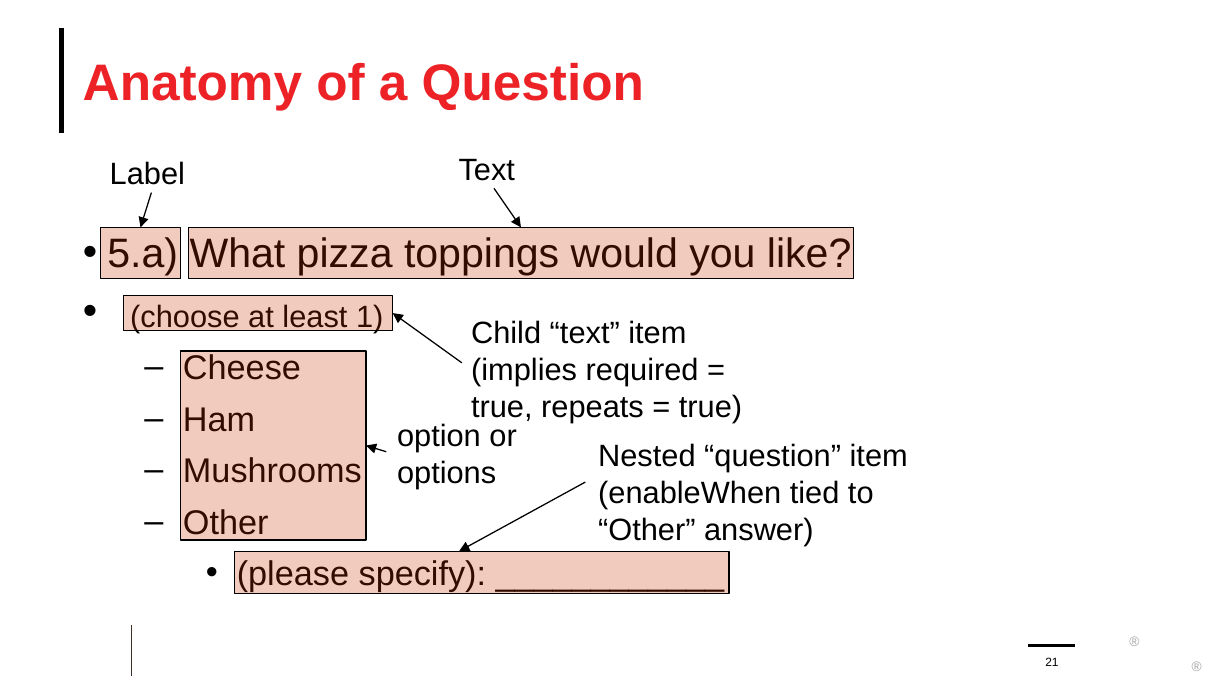
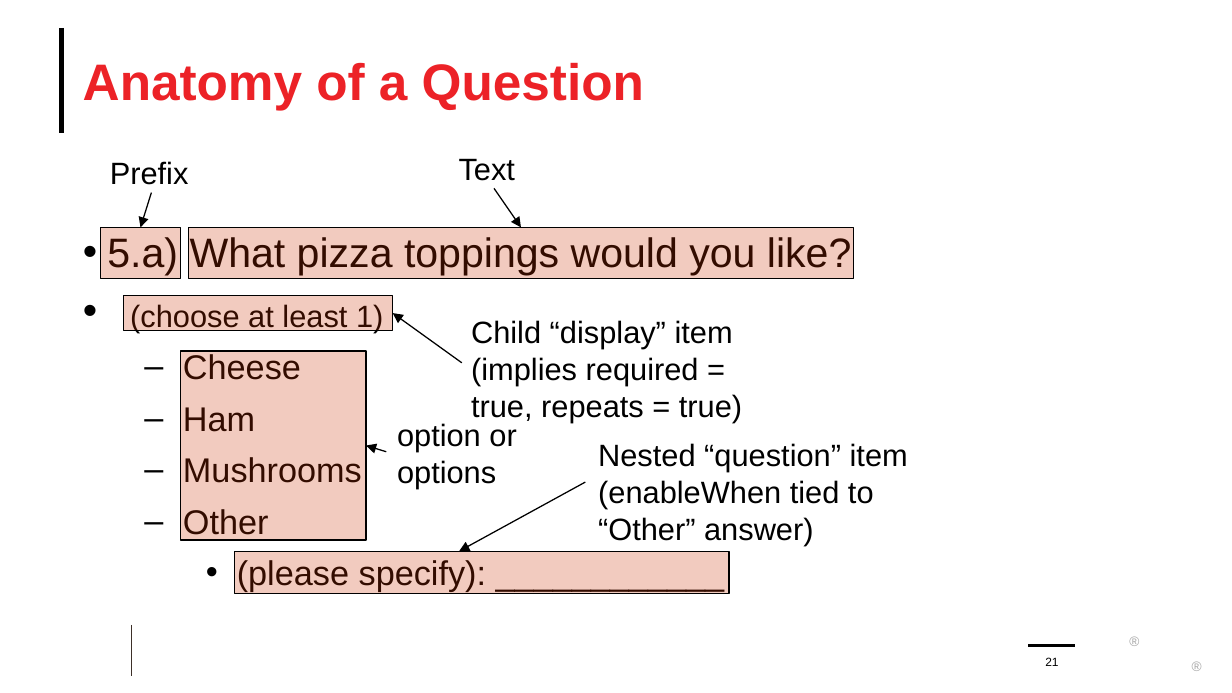
Before and after one commit to FHIR/documents, a slide deck: slide 21 of presentations/2020-02 Tutorials/2020-02 Questionnaire and SDC.pptx. Drawn at 1232x693 pixels with LibreOffice and Linux fonts; fonts in the diff are those of the drawing; background and template pictures are left out. Boxes give left, top, right and bottom in pixels: in the first picture for what was removed or moved away, otherwise in the second. Text is boxed around its words. In the diff, an @@ line names an element or a change of style, - is before the commit and + after.

```diff
--- a/presentations/2020-02 Tutorials/2020-02 Questionnaire and SDC.pptx
+++ b/presentations/2020-02 Tutorials/2020-02 Questionnaire and SDC.pptx
@@ text at <box>110,161,189,185</box>: text changed @@
-Label
+Prefix
@@ text at <box>471,320,742,423</box>: text changed @@
-Child “text” item
-(implies required = true, repeats = true)
+Child “display” item
+(implies required = true, repeats = true)
```
Also in this commit, not shown: 9 other slides changed, 1 other file.
